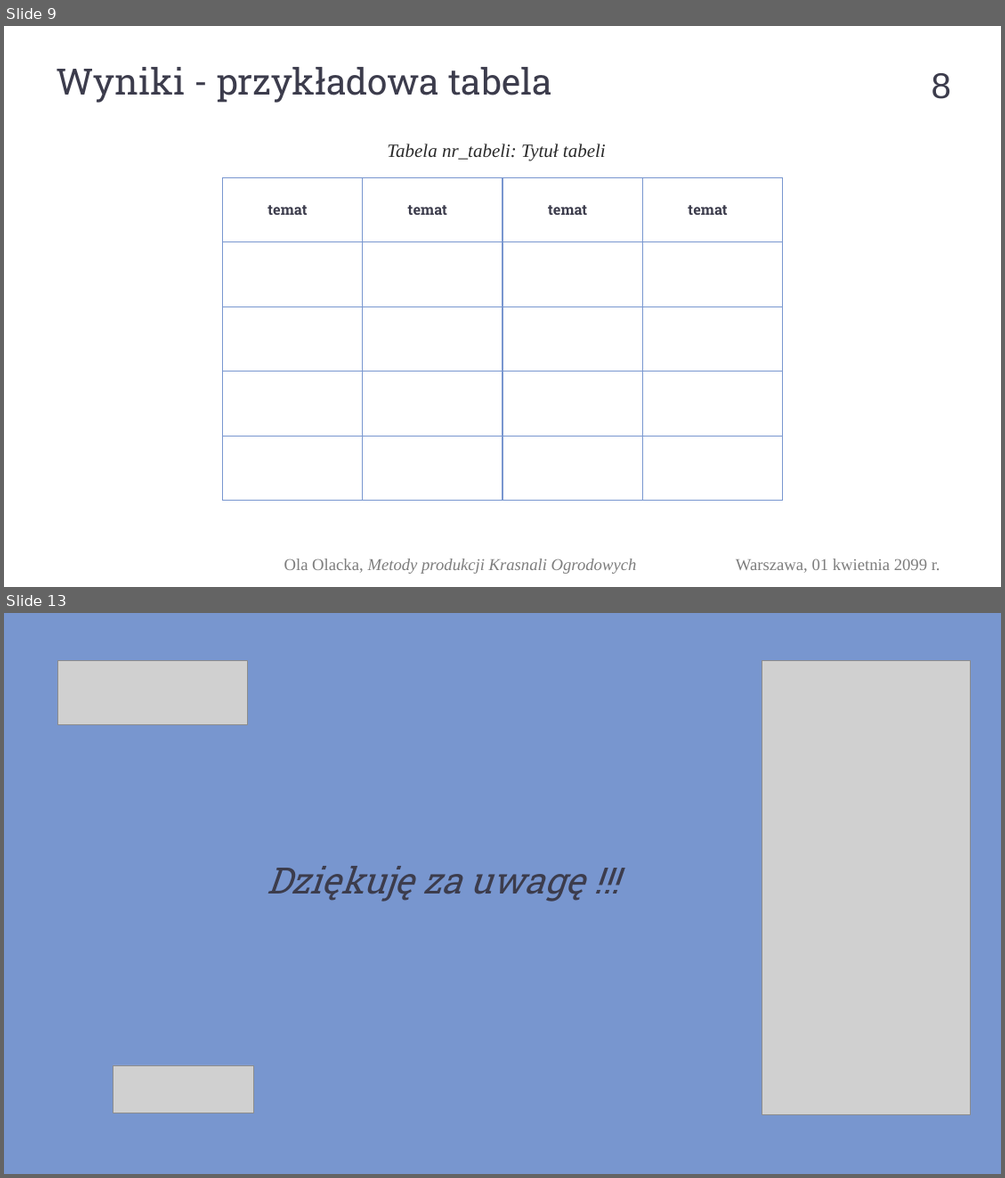
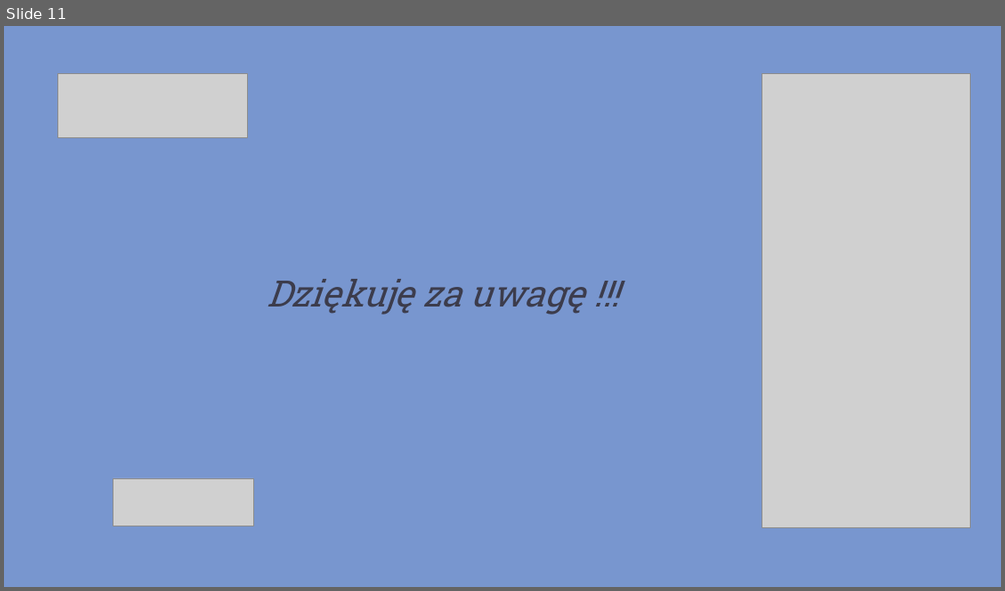
Before and after one commit to piotrHeinzelman/inz, a slide deck: _Prezentacja_/PD_203 Prezentacja_obrona_pracy.pptx. Shown one above the other, each under a label of ours: slides 9 and 13 before the commit, slide 11 after it; the slides between them are not shown. The pictures are 1005x1178 and 1005x591 pixels, drawn with LibreOffice and Linux fonts; fonts in the diff are those of the drawing; grey boxes stand for pictures; background and template pictures are left out. Boxes give left, top, right and bottom in pixels: in the first picture for what was removed or moved away, otherwise in the second. Text is boxed around its words. In the diff, an @@ line names an element or a change of style, - is before the commit and + after.

```diff
--- a/_Prezentacja_/PD_203 Prezentacja_obrona_pracy.pptx
+++ b/_Prezentacja_/PD_203 Prezentacja_obrona_pracy.pptx
@@ slide 9 removed at <box>4,26,1001,587</box>, background #FFFFFF @@
@@ title removed at <box>56,67,552,103</box> @@
-Wyniki - przykładowa tabela
@@ page number removed at <box>931,73,951,99</box> @@
-8
@@ text removed at <box>387,143,606,160</box> @@
-Tabela nr_tabeli: Tytuł tabeli
@@ table removed at <box>222,177,783,500</box>, 5 rows, 4 columns @@
-temat | temat | temat | temat
- |  |  | 
- |  |  | 
- |  |  | 
- |  |  | 
@@ text removed at <box>284,558,637,573</box> @@
-Ola Olacka, Metody produkcji Krasnali Ogrodowych
@@ text removed at <box>736,558,940,572</box> @@
-Warszawa, 01 kwietnia 2099 r.
@@ what was slide 13 is now slide 11 @@
```
Also in this commit, not shown: 3 slides changed, 7 slides added, 8 other slides removed, 19 other files.
